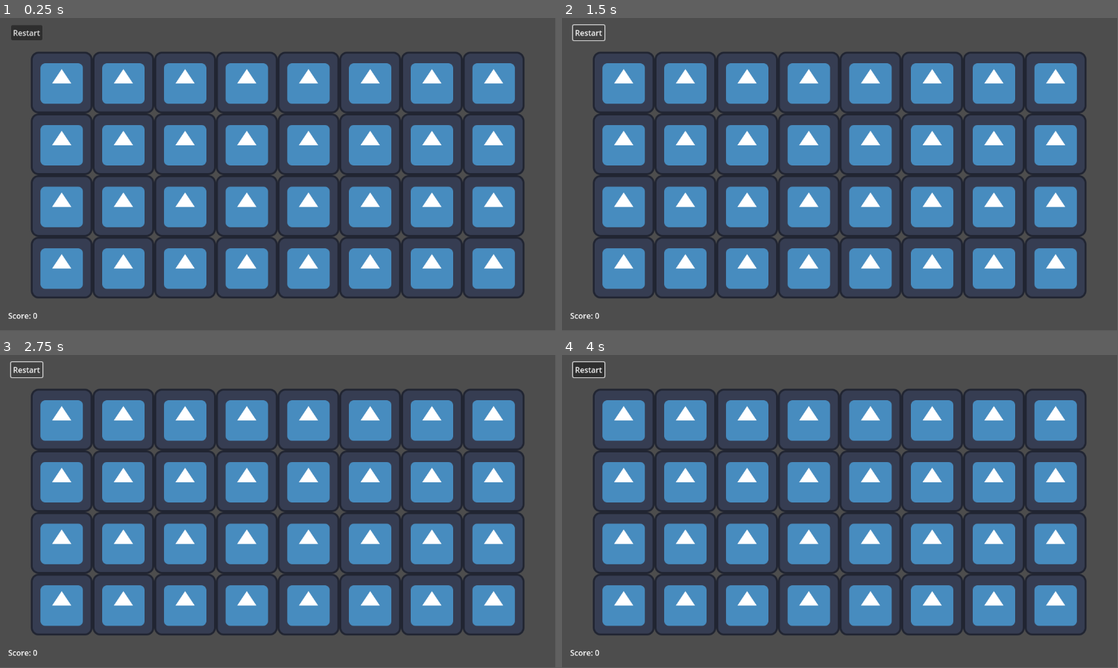
Above: before the commit, frames 1-4 (two rows, left to right).
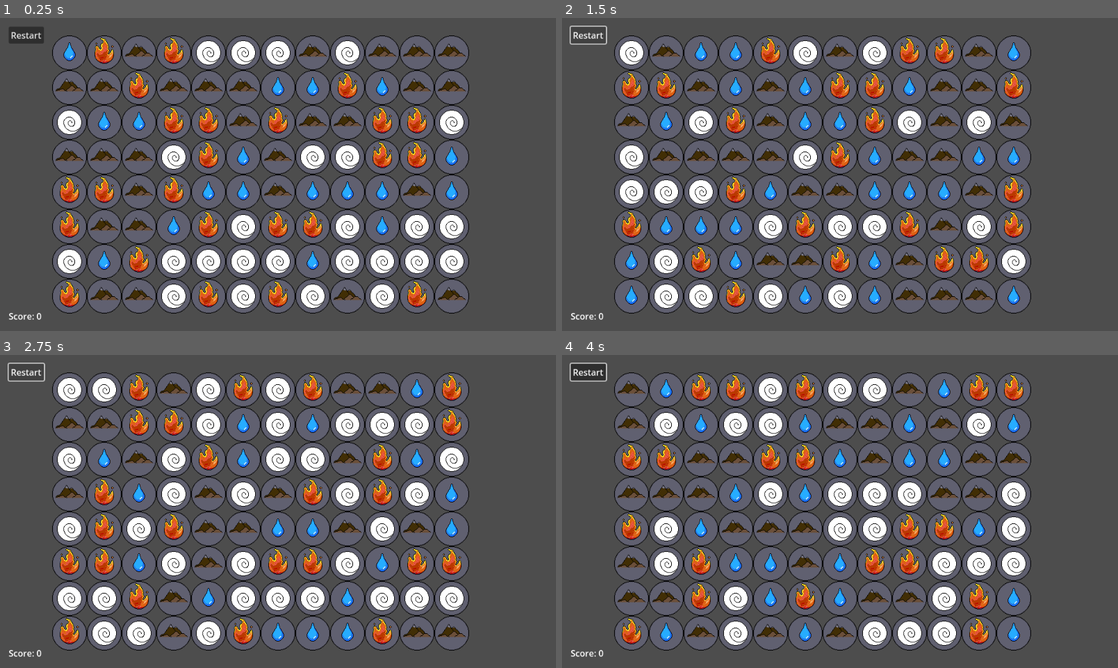
Above: after the commit, the same moments.

Repository: jordanlevy96/ProjectSierra
Game: Godot game, scene res://Scenes/MainScene.tscn
Two runs of this game, one before a commit and one after it. Both use one fixed random seed, a clock stepped at 60 frames per second and the inputs below. The engine's default icon, where the game draws it, is replaced by a stand-in: a white triangle on a blue panel in a dark square.
Inputs (mouse positions are in pixels of both pictures, inside the frame that each line leads up to):
- Up to frame 1 (0.25 s): no input
- Up to frame 2 (1.5 s): click "Restart" at 0.5 s; click "Restart" at 1.25 s
- Up to frame 3 (2.75 s): click "Restart" at 2 s
- Up to frame 4 (4 s): tap Enter at 2.75 s; move the mouse to (1056, 605) at 2.77 s; click (1056, 605) at 2.85 s; tap Space at 3.5 s; click (1056, 605) at 3.6 s
In our replay, the window is 799x449 before the commit and 800x450 after it. These sizes can differ from the game's own. Grey fills any space a smaller window leaves; there, only what the larger window draws over its background counts as a difference.

The runs differ from the first frame. In frame 1, 64% of the frame differs, in the area x 1-95%, y 2-97%; in frame 2, 65%; in frame 3, 64%; in frame 4, 65%.

Commit message:
spawn tiles with seeded randomness w/o tilemap

Diff:
--- /dev/null
+++ b/Assets/Resources/Decks/FireDeck.tres
@@ -0,0 +1,10 @@
+[gd_resource type="Resource" script_class="StarterDeck" load_steps=2 format=3 uid="uid://c1q4rk3veo38v"]
+
+[ext_resource type="Script" path="res://Scripts/StarterDeck.gd" id="1_g82wc"]
+
+[resource]
+script = ExtResource("1_g82wc")
+name = "FireDeck"
+tile_counts = {
+"Fire": 60
+}
--- a/Assets/Resources/Simple.tres
+++ b/Assets/Resources/Decks/Simple.tres
@@ -4,7 +4,7 @@
 
 [resource]
 script = ExtResource("1_cswn5")
-name = "Starter Deck"
+name = "Simple"
 tile_counts = {
 "Air": 30,
 "Earth": 30,
--- /dev/null
+++ b/Assets/Resources/Tiles/Air.tres
@@ -0,0 +1,9 @@
+[gd_resource type="Resource" script_class="GameTileData" load_steps=3 format=3 uid="uid://dyicks8p2cmpd"]
+
+[ext_resource type="Script" path="res://Scripts/GameTileData.gd" id="1_k3ffy"]
+[ext_resource type="Texture2D" uid="uid://vmi2avcffsuq" path="res://Assets/Sprites/Air.png" id="2_83c75"]
+
+[resource]
+script = ExtResource("1_k3ffy")
+tile_type = "Air"
+texture = ExtResource("2_83c75")
--- /dev/null
+++ b/Assets/Resources/Tiles/Earth.tres
@@ -0,0 +1,9 @@
+[gd_resource type="Resource" script_class="GameTileData" load_steps=3 format=3 uid="uid://c3j0l75ieiqvm"]
+
+[ext_resource type="Script" path="res://Scripts/GameTileData.gd" id="1_roq05"]
+[ext_resource type="Texture2D" uid="uid://pgyjlgxe2r5x" path="res://Assets/Sprites/Earth.png" id="2_ej1q3"]
+
+[resource]
+script = ExtResource("1_roq05")
+tile_type = "Earth"
+texture = ExtResource("2_ej1q3")
--- /dev/null
+++ b/Assets/Resources/Tiles/Water.tres
@@ -0,0 +1,9 @@
+[gd_resource type="Resource" script_class="GameTileData" load_steps=3 format=3 uid="uid://ch0qha7xi03cq"]
+
+[ext_resource type="Script" path="res://Scripts/GameTileData.gd" id="1_0kayq"]
+[ext_resource type="Texture2D" uid="uid://bockxkk8wd6dj" path="res://Assets/Sprites/Water.png" id="2_38olw"]
+
+[resource]
+script = ExtResource("1_0kayq")
+tile_type = "Water"
+texture = ExtResource("2_38olw")
--- a/Scenes/MainScene.tscn
+++ b/Scenes/MainScene.tscn
@@ -1,46 +1,43 @@
-[gd_scene load_steps=5 format=3 uid="uid://bqkt86df5m5aq"]
+[gd_scene load_steps=3 format=3 uid="uid://bqkt86df5m5aq"]
 
 [ext_resource type="Script" path="res://Scripts/Game.gd" id="1_r626l"]
-[ext_resource type="PackedScene" uid="uid://b0dawf0ic5mfl" path="res://Scenes/Tile.tscn" id="2_r6pie"]
-
-[sub_resource type="TileSetScenesCollectionSource" id="TileSetScenesCollectionSource_pk3uq"]
-resource_name = "GameTiles"
-scenes/0/scene = ExtResource("2_r6pie")
-
-[sub_resource type="TileSet" id="TileSet_pa7km"]
-tile_size = Vector2i(128, 128)
-sources/0 = SubResource("TileSetScenesCollectionSource_pk3uq")
+[ext_resource type="Resource" uid="uid://b3etjg2aqhmdi" path="res://Assets/Resources/Decks/Simple.tres" id="2_5111t"]
 
 [node name="Game" type="Node2D"]
 script = ExtResource("1_r626l")
-tile_scene = null
-resource_folder = null
+starter_deck = ExtResource("2_5111t")
+start = Vector2(-384, 224)
+offset = null
+seed = "test"
 
 [node name="Camera2D" type="Camera2D" parent="."]
 
-[node name="TileMap" type="TileMap" parent="."]
-position = Vector2(-512, -254)
-tile_set = SubResource("TileSet_pa7km")
-format = 2
+[node name="TileGrid" type="Node2D" parent="."]
 
 [node name="UIContainer" type="Control" parent="."]
 layout_mode = 3
-anchors_preset = 0
+anchors_preset = 15
+anchor_right = 1.0
+anchor_bottom = 1.0
+offset_left = -512.0
+offset_top = -288.0
+offset_right = -512.0
+offset_bottom = -288.0
+grow_horizontal = 2
+grow_vertical = 2
 
 [node name="ScoreLabel" type="Label" parent="UIContainer"]
 layout_mode = 0
-offset_left = -559.0
-offset_top = 282.0
-offset_right = -507.0
-offset_bottom = 305.0
+offset_left = 16.0
+offset_top = 537.0
+offset_right = 68.0
+offset_bottom = 560.0
 text = "Score: "
 
 [node name="RestartButton" type="Button" parent="UIContainer"]
 layout_mode = 0
-offset_left = -553.0
-offset_top = -309.0
-offset_right = -488.0
-offset_bottom = -278.0
+offset_left = 16.0
+offset_top = 16.0
+offset_right = 81.0
+offset_bottom = 47.0
 text = "Restart"
-
-[node name="Node2D" type="Node2D" parent="."]
--- a/Scripts/Deck.gd
+++ b/Scripts/Deck.gd
@@ -1,12 +1,47 @@
+class_name Deck
+
 var tiles = []
+var rng
+
+func load_tile_resources(path):
+	var dir = DirAccess.open(path)
+	var resources = []
+	if dir:
+		dir.list_dir_begin()
+		var file_name = dir.get_next()
+		while file_name != "":
+			if !dir.current_is_dir() and file_name.ends_with(".tres"):
+				var resource_path = path + file_name
+				var resource = load(resource_path)
+				if resource != null:
+					resources.append(resource)
+			file_name = dir.get_next()
+		dir.list_dir_end()
+	return resources
+
+func initialize_deck(starter_deck, seeded_rng, resource_folder):
+	rng = seeded_rng
+	var tile_counts = starter_deck.tile_counts
+	var tile_data_array = load_tile_resources(resource_folder)
+	var tile_data_map = {}
+
+	for data in tile_data_array:
+		tile_data_map[data.tile_type] = data
+
+	for tile_type in tile_counts.keys():
+		var count = tile_counts[tile_type]
+		if tile_type in tile_data_map:
+			var tile_data = tile_data_map[tile_type]
+			for i in range(count):
+				tiles.append(tile_data)
 
 func add_tile(tile_data):
-    tiles.append(tile_data)
+	tiles.append(tile_data)
 
 func remove_tile(tile_data):
-    tiles.erase(tile_data)
+	tiles.erase(tile_data)
 
 func get_random_tile():
-    if tiles.size() > 0:
-        return tiles[randi() % tiles.size()]
-    return null
+	if tiles.size() > 0:
+		return tiles[rng.randi() % tiles.size()]
+	return null
--- a/Scripts/Game.gd
+++ b/Scripts/Game.gd
@@ -1,49 +1,155 @@
 extends Node2D
 
-const GRID_X = 8
-const GRID_Y = 4
+const GRID_X = 12
+const GRID_Y = 8
+const tile_scene: PackedScene = preload("res://Scenes/Tile.tscn")
+const resource_folder: String = "res://Assets/Resources/Tiles/"
 
-@export var tile_scene: PackedScene = preload("res://Scenes/Tile.tscn")
-@export var resource_folder: String = "res://Assets/Resources/Tiles/"
+@export var starter_deck: StarterDeck
+@export var start: Vector2
+@export var offset: int = 64
+@export var seed: String
 
-var selected_tile = null
+var rng = RandomNumberGenerator.new()
+var deck = Deck.new()
+
+var tile_selected = false
 var tile_layer = 0
+var grid = []
 
+var first_touch: Vector2
+var final_touch: Vector2
+
+# Called when the node enters the scene tree for the first time.
 func _ready():
-	initialize_grid()
+	print(seed)
+	rng.seed = hash(seed)
+	print(rng.seed)
+
+	assert(starter_deck != null, "Starter deck not set")
+	deck.initialize_deck(starter_deck, rng, resource_folder)
+
+
+	$UIContainer/ScoreLabel.text = "Score: 0"
 	$UIContainer/RestartButton.connect("pressed", Callable(self, "_on_RestartButton_pressed"))
 
-	var tile_data_array = load_tile_resources(resource_folder)
-	for data in tile_data_array:
-		create_tile(data)
+	grid = init_2d_array(GRID_X, GRID_Y)
+	initialize_grid()
+
+func find_matches():
+	for i in GRID_X:
+		for j in GRID_Y:
+			if grid[i][j] != null:
+				var current_tile = grid[i][j]
+				print(current_tile)
+				# if i > 0 && i < grid_size.x - 1:
+
+func match_at(i, j, type):
+	if i > 1:
+		var left = grid[i-1][j]
+		var left2 = grid[i-2][j]
+		if left != null && left2 != null:
+			if left.type == type && left2.type == type:
+				return true
+	if j > 1:
+		var down = grid[i][j-1]
+		var down2 = grid[i][j-2]
+		if down != null && down2 != null:
+			if down.type == type && down2.type == type:
+				return true
+
+	return false
+
+func init_2d_array(width, height):
+	var arr = []
+	for i in width:
+		arr.append([])
+		for j in height:
+			arr[i].append(null)
+
+	return arr
 
 func initialize_grid():
-	$TileMap.clear()
-	$UIContainer/ScoreLabel.text = "Score: 0"
-	for row in range(GRID_Y):
-		for col in range(GRID_X):
-			$TileMap.set_cell(tile_layer, Vector2i(col, row), 0, Vector2i.ZERO)
+	for i in GRID_X:
+		for j in GRID_Y:
+			var tile = tile_scene.instantiate()
+			var tile_data = deck.get_random_tile()
+			tile.initialize_tile(tile_data)
+			# var count = 0
+			# while match_at(i, j, tile.get_type()):
+			# 	assert(count < 100, "Unable to initialize grid without matches")
+			# 	# if it matches, make a new tile instead
+			# 	tile.queue_free()
+			# 	tile = tile_scene.instantiate()
+			# 	count += 1
 
-func load_tile_resources(path):
-	var dir = DirAccess.open(path)
-	var resources = []
-	if dir:
-		dir.list_dir_begin()
-		var file_name = dir.get_next()
-		while file_name != "":
-			if !dir.current_is_dir() and file_name.ends_with(".tres"):
-				var resource_path = path.plus_file(file_name)
-				var resource = load(resource_path)
-				if resource != null:
-					resources.append(resource)
-			file_name = dir.get_next()
-		dir.list_dir_end()
-	return resources
+			add_child(tile)
+			tile.position = grid_to_pixel(i, j)
+			grid[i][j] = tile
 
-func create_tile(data):
-	var tile_instance = tile_scene.instantiate()
-	tile_instance.initialize_tile(data)
-	add_child(tile_instance)
+func grid_to_pixel(col, row):
+	var x = start.x + offset * col
+	var y = start.y - offset * row
+	return Vector2(x, y)
+
+func pixel_to_grid(pixel: Vector2):
+	var x = round((pixel.x - start.x) / offset)
+	var y = round((pixel.y - start.y) / -offset)
+	return Vector2(x, y)
+
+func is_in_grid(input):
+	var row = input.x
+	var col = input.y
+
+	if col >= 0 && col < GRID_Y:
+		if row >= 0 && row < GRID_X:
+			return true
+	return false
+
+func touch_input():
+	if Input.is_action_just_pressed("ui_touch"):
+		first_touch = pixel_to_grid(get_global_mouse_position())
+		if is_in_grid(first_touch):
+			tile_selected = true
+		else:
+			tile_selected = false
+	if Input.is_action_just_released("ui_touch"):
+		final_touch = pixel_to_grid(get_global_mouse_position())
+		if tile_selected && is_in_grid(final_touch):
+			handle_swap()
+		else:
+			tile_selected = false
+
+func swap_pieces(piece, direction):
+	var row = piece.y
+	var column = piece.x
+
+	var first_piece = grid[column][row];
+	var other_piece = grid[column + direction.x][row + direction.y];
+
+	grid[column + direction.x][row + direction.y] = first_piece;
+	grid[column][row] = other_piece;
+	first_piece.move_piece(Vector2(direction.x * offset, direction.y * -offset));
+	other_piece.move_piece(Vector2(direction.x * -offset, direction.y * offset));
+	# find_matches_timer.start();
+
+func handle_swap():
+	var difference = final_touch - first_touch;
+	if(abs(difference.x) > abs(difference.y)):
+		if(difference.x > 0):
+			swap_pieces(first_touch, Vector2(1, 0));
+		elif(difference.x < 0):
+			swap_pieces(first_touch, Vector2(-1, 0));
+	elif(abs(difference.y) > abs(difference.x)):
+		if(difference.y > 0):
+			swap_pieces(first_touch, Vector2(0, 1));
+		elif(difference.y < 0):
+			swap_pieces(first_touch, Vector2(0, -1));
+
+
+# Called every frame. 'delta' is the elapsed time since the previous frame.
+func _process(delta):
+	touch_input()
 
 func _on_RestartButton_pressed():
 	initialize_grid()
--- a/Scripts/Tile.gd
+++ b/Scripts/Tile.gd
@@ -1,17 +1,31 @@
 extends Area2D
 
-@export var tile_data: GameTileData
+@export var type: String
 
 signal tile_selected(tile)
 
 func initialize_tile(data):
-    tile_data = data
-    self.type = tile_data.tile_type
-    $Sprite2D.texture = tile_data.texture
+	type = data.tile_type
+	$Sprite2D.texture = data.texture
+
+	# ensure all tiles are 64x64
+	var texture_size = $Sprite2D.texture.get_size()
+	var desired_size = Vector2(64, 64)
+	var scale_factor = desired_size / texture_size
+	$Sprite2D.scale = scale_factor
 
 func _ready():
-    connect("input_event", Callable(self, "_on_Tile_input_event"))
+	connect("input_event", Callable(self, "_on_Tile_input_event"))
 
-func _on_Tile_input_event(viewport, event, shape_idx):
-    if event is InputEventMouseButton and event.pressed:
-        emit_signal("tile_selected", self)
+func move_piece(change):
+	var move_tween = create_tween()
+	var target_position = position + change;
+	print(position, name, target_position);
+	move_tween.interpolate_property(self, "position",
+				position, target_position, .4,
+				Tween.TRANS_BACK, Tween.EASE_OUT);
+	move_tween.start();
+
+func _on_Tile_input_event(_viewport, event, _shape_idx):
+	if event is InputEventMouseButton and event.pressed:
+		emit_signal("tile_selected", self)
--- a/project.godot
+++ b/project.godot
@@ -10,10 +10,16 @@
 
 [application]
 
-config/name="Sierra"
+config/name="Project Sierra"
 run/main_scene="res://Scenes/MainScene.tscn"
 config/features=PackedStringArray("4.2", "Mobile")
 config/icon="res://icon.svg"
+
+[display]
+
+window/size/viewport_width=1024
+window/size/viewport_height=576
+window/stretch/mode="viewport"
 
 [importer_defaults]
 
@@ -21,6 +27,14 @@
 "animation/fps": 60.0
 }
 
+[input]
+
+ui_touch={
+"deadzone": 0.5,
+"events": [Object(InputEventMouseButton,"resource_local_to_scene":false,"resource_name":"","device":-1,"window_id":0,"alt_pressed":false,"shift_pressed":false,"ctrl_pressed":false,"meta_pressed":false,"button_mask":0,"position":Vector2(0, 0),"global_position":Vector2(0, 0),"factor":1.0,"button_index":1,"canceled":false,"pressed":false,"double_click":false,"script":null)
+]
+}
+
 [rendering]
 
 renderer/rendering_method="gl_compatibility"
Renamed: Assets/Resources/Fire.tres -> Assets/Resources/Tiles/Fire.tres
